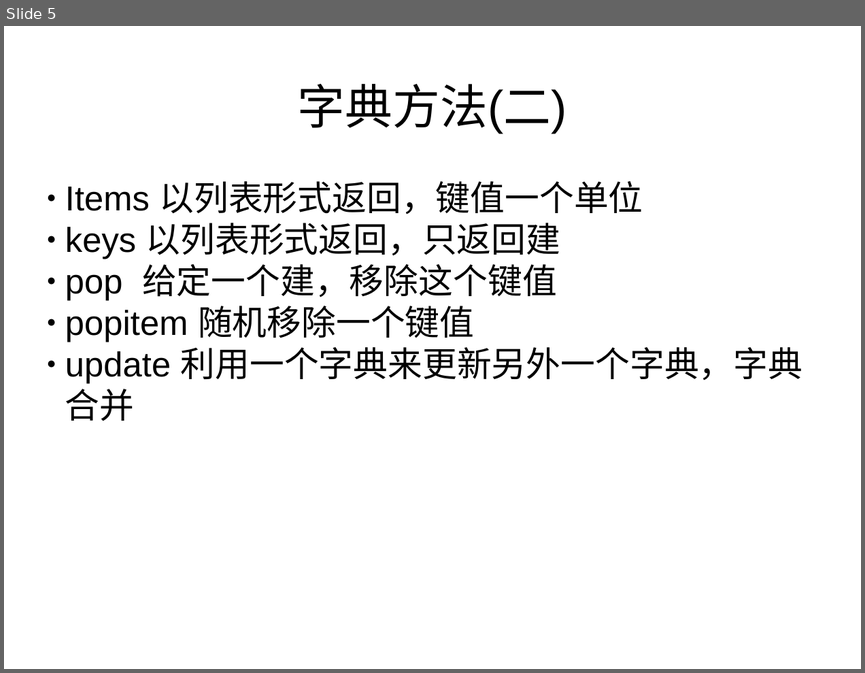
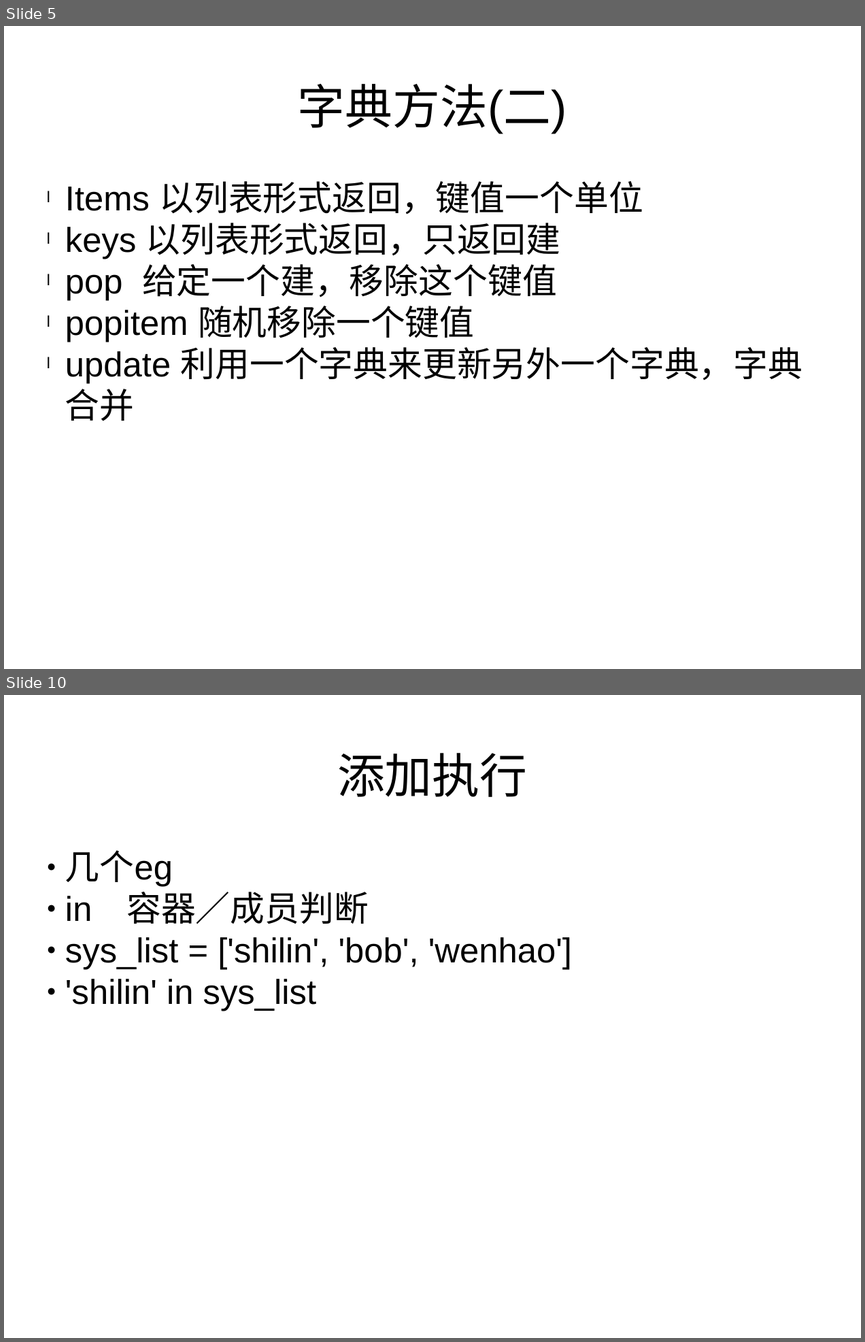
Before and after one commit to haolongzhangm/shell_my, a slide deck: unexeshell/tmp_use/python_l/1/p1.pptx. Shown one above the other, each under a label of ours: slide 5 before the commit, slides 5 and 10 after it; the slides between them are not shown. The pictures are 865x673 and 865x1342 pixels, drawn with LibreOffice and Linux fonts; fonts in the diff are those of the drawing. Boxes give left, top, right and bottom in pixels: in the first picture for what was removed or moved away, otherwise in the second. Text is boxed around its words. In the diff, an @@ line names an element or a change of style, - is before the commit and + after.

```diff
--- a/unexeshell/tmp_use/python_l/1/p1.pptx
+++ b/unexeshell/tmp_use/python_l/1/p1.pptx
@@ slide 10 added at bbox=[4, 695, 861, 1338], background #FFFFFF @@
@@ text added at bbox=[337, 753, 527, 797], 44 pt, text #000000 @@
+添加执行
@@ text added at bbox=[65, 850, 572, 1011], 32 pt, text #000000 @@
+● 几个eg
+● in 容器／成员判断
+● sys_list = ['shilin', 'bob', 'wenhao']
+● 'shilin' in sys_list
@@ slide 5 changed as well @@
@@ text "Items 以列表形式返回，键值一个单位" at bbox=[65, 181, 803, 421]: bullet ● to l @@
```
Also in this commit, not shown: 4 other slides changed, 7 other slides added.
